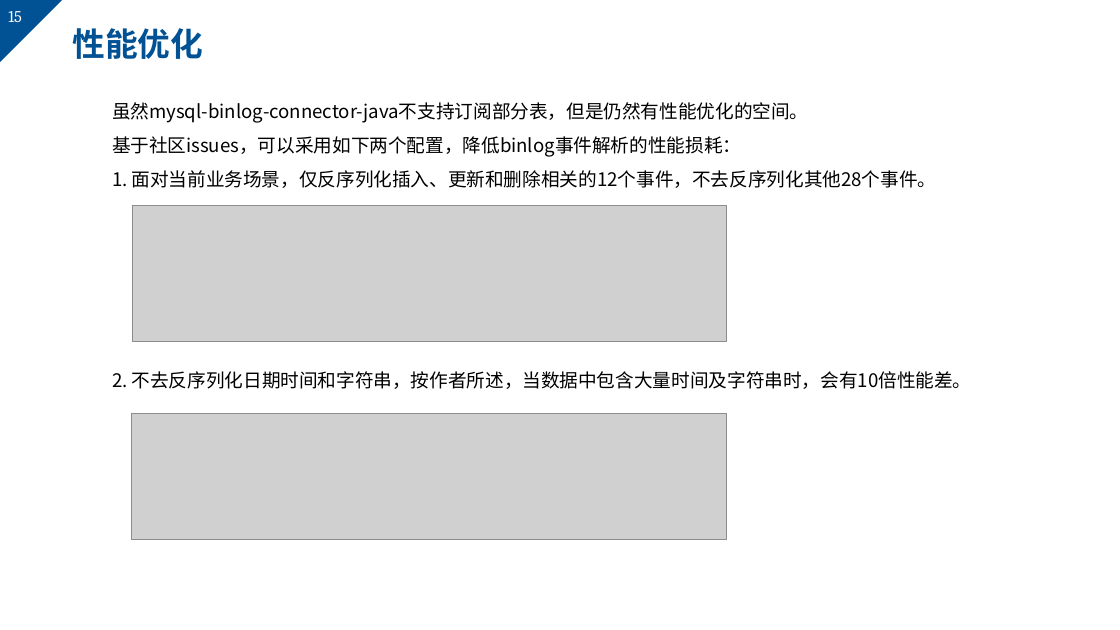
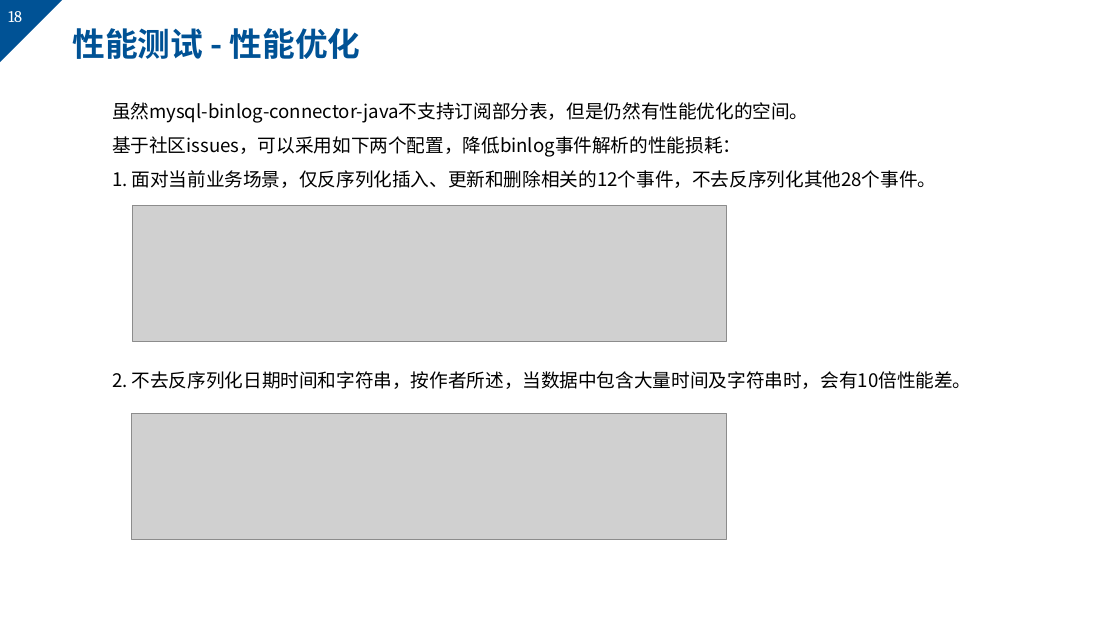
Before and after one commit to markMe1024/coding, a slide deck: slide 18 of MySQL/binlog/后端与UI的webscoket事件机制.pptx (slide 15 before the commit). Drawn at 1120x630 pixels with LibreOffice and Linux fonts; fonts in the diff are those of the drawing; grey boxes stand for pictures; background and template pictures are left out. Boxes give left, top, right and bottom in pixels: in the first picture for what was removed or moved away, otherwise in the second. Text is boxed around its words. In the diff, an @@ line names an element or a change of style, - is before the commit and + after.

```diff
--- a/MySQL/binlog/后端与UI的webscoket事件机制.pptx
+++ b/MySQL/binlog/后端与UI的webscoket事件机制.pptx
@@ page number at [8,11,22,22]: text changed @@
-15
+18
@@ title at [72,28,361,59]: text changed @@
-性能优化
+性能测试 - 性能优化
```
Also in this commit, not shown: 13 other slides changed, 8 slides added, 2 slides removed.
